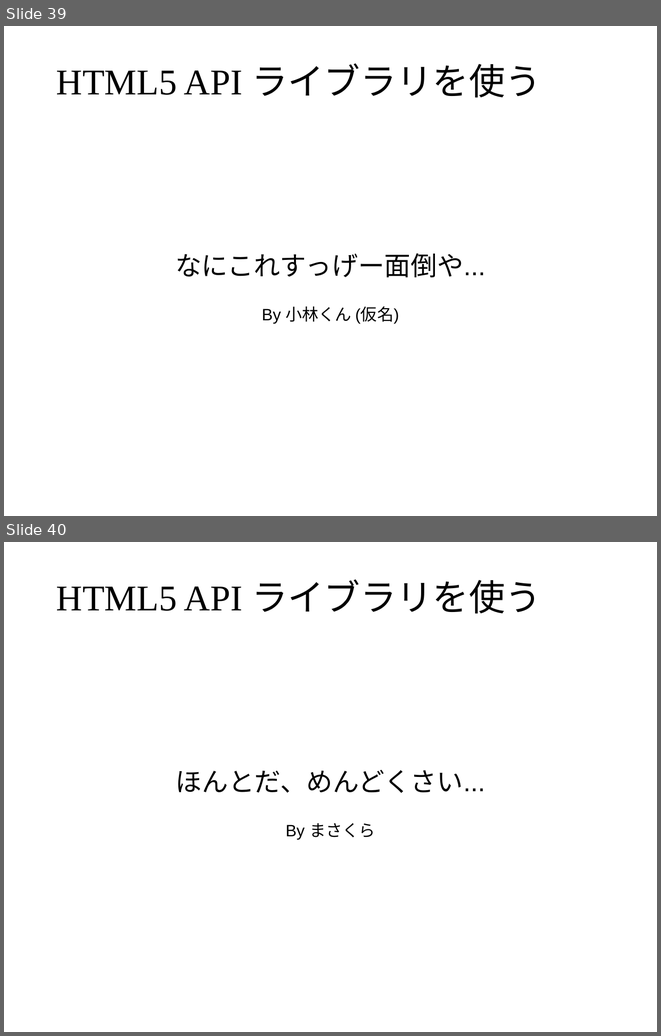
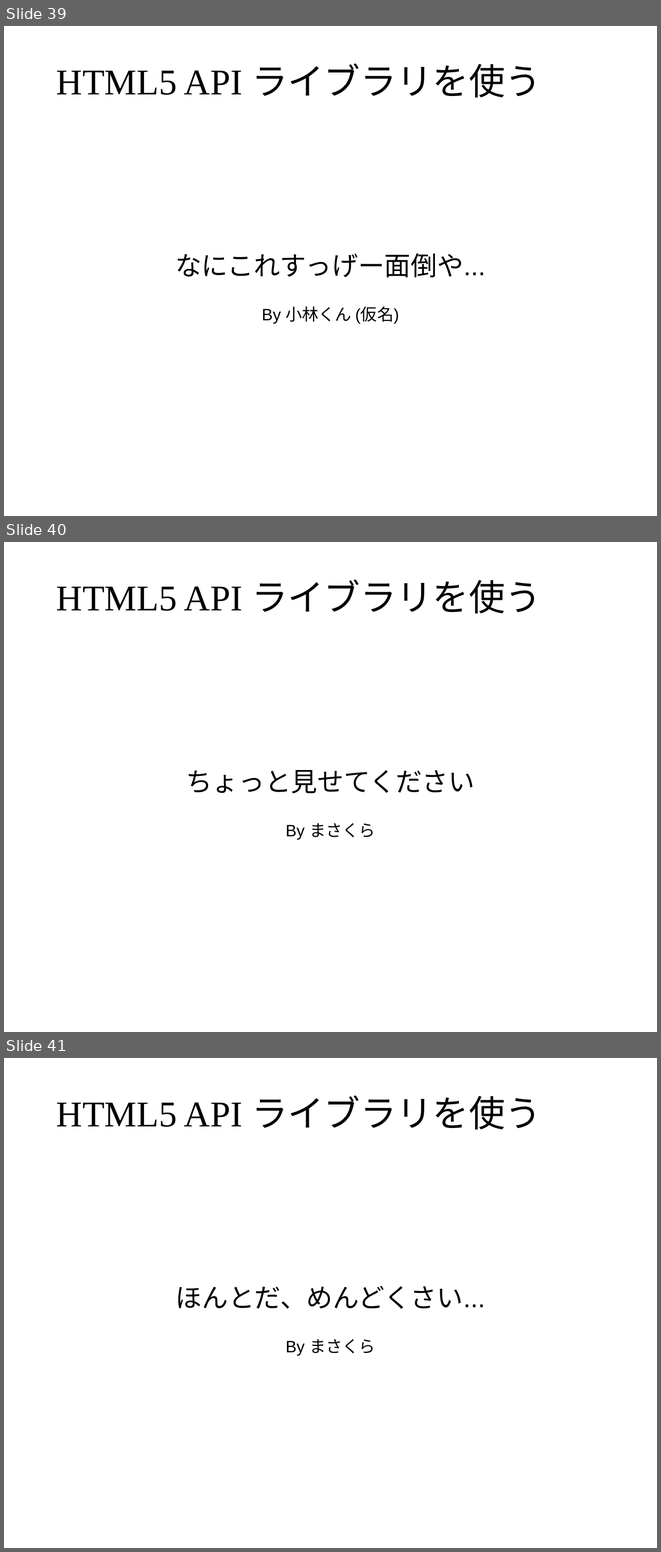
Before and after one commit to masakura/slides, a slide deck: html5jk#1/slide2.odp. Shown one above the other, each under a label of ours: slides 39 and 40 before the commit, slides 39, 40 and 41 after it. The pictures are 661x1036 and 661x1552 pixels, drawn with LibreOffice and Linux fonts; fonts in the diff are those of the drawing; background and template pictures are left out. Boxes give left, top, right and bottom in pixels: in the first picture for what was removed or moved away, otherwise in the second. Text is boxed around its words. In the diff, an @@ line names an element or a change of style, - is before the commit and + after.

Commit message:
スライドを訂正

```diff
--- a/html5jk#1/slide2.odp
+++ b/html5jk#1/slide2.odp
@@ slide 40 added at <box>4,542,657,1032</box>, background picture (left out) @@
@@ title added at <box>56,579,541,614</box>, 44 pt, text #000000 @@
+HTML5 API ライブラリを使う
@@ subtitle added at <box>186,770,475,839</box>, 32 pt, text #000000 @@
+ちょっと見せてください
+By まさくら
@@ what was slide 40 is now slide 41 @@
```
Also in this commit, not shown: 4 slides changed, 2 other slides added, 2 slides removed.
